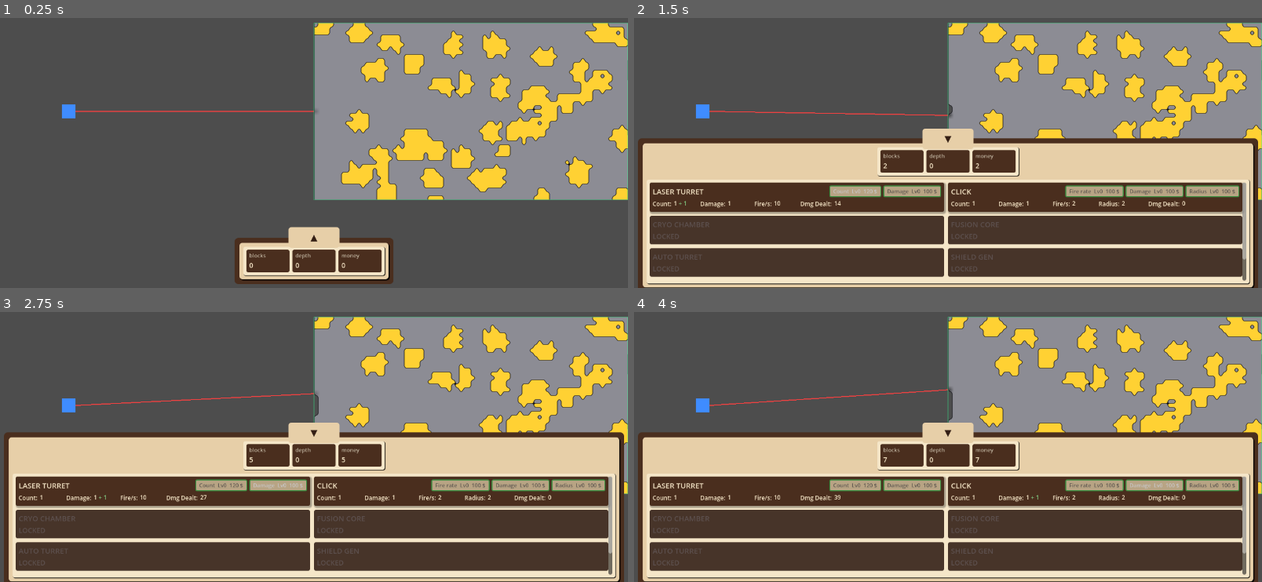
Above: before the commit, frames 1-4 (two rows, left to right).
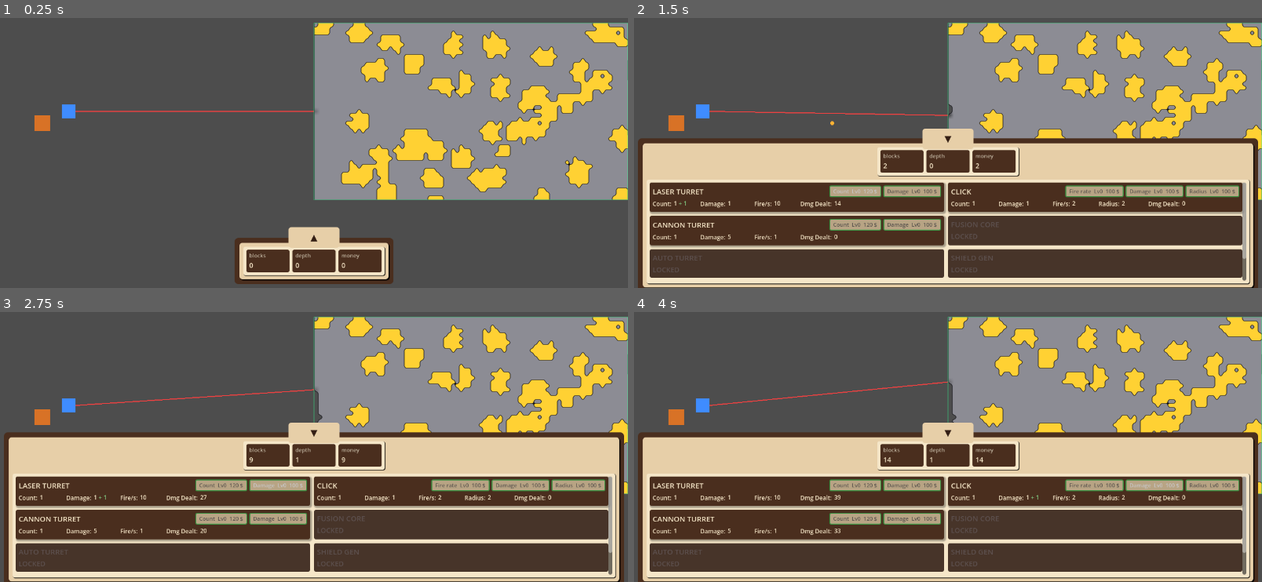
Above: after the commit, the same moments.

Repository: caboyd/blast_game
Game: Godot game, scene res://scenes/Main.tscn
The game is run twice, just before and just after one commit, with the same random seed, the same clock (stepped at 60 frames per second) and the same inputs.
Inputs:
- Up to frame 1 (0.25 s): no input
- Up to frame 2 (1.5 s): click "▲" at 0.5 s; click "Count Lv0 120 $" at 1.25 s
- Up to frame 3 (2.75 s): click "Damage Lv0 100 $" at 2 s
- Up to frame 4 (4 s): click "Fire rate Lv0 100 $" at 2.75 s; click "Damage Lv0 100 $" at 3.5 s

The runs differ from the first frame. In frame 1, 0.1% of the frame differs, in the area x 5-8%, y 36-42%; in frame 2, 3.4%; in frame 3, 3.8%; in frame 4, 3.8%, in the area x 2-98%, y 25-97%.

Commit message:
Added Cannon turret

Diff:
--- /dev/null
+++ b/scenes/projectiles/CannonProjectile.tscn
@@ -0,0 +1,12 @@
+[gd_scene format=3 uid="uid://tn1b7q53rab5"]
+
+[ext_resource type="Script" path="res://scripts/projectiles/CannonProjectile.gd" id="1"]
+
+[node name="CannonProjectile" type="Area2D"]
+script = ExtResource("1")
+monitoring = false
+monitorable = false
+
+[node name="Visual" type="Polygon2D" parent="."]
+color = Color(1, 0.7, 0.2, 1)
+polygon = PackedVector2Array(4, 0, 3.236, 2.351, 1.236, 3.804, -1.236, 3.804, -3.236, 2.351, -4, 0, -3.236, -2.351, -1.236, -3.804, 1.236, -3.804, 3.236, -2.351)
--- /dev/null
+++ b/scenes/turrets/CannonTurret.tscn
@@ -0,0 +1,14 @@
+[gd_scene format=3 uid="uid://tn1b7ra3lab5"]
+
+[ext_resource type="Script" path="res://scripts/turrets/CannonTurret.gd" id="1"]
+
+[node name="CannonTurret" type="Node2D"]
+script = ExtResource("1")
+
+[node name="Visual" type="Polygon2D" parent="."]
+color = Color(0.85, 0.45, 0.15, 1)
+polygon = PackedVector2Array(-16, -16, 16, -16, 16, 16, -16, 16)
+
+[node name="Barrel" type="Node2D" parent="."]
+unique_name_in_owner = true
+position = Vector2(18, 0)
--- a/scripts/Main.gd
+++ b/scripts/Main.gd
@@ -1,11 +1,17 @@
 extends Node
 
 const LASER_TURRET_SCENE := preload("res://scenes/turrets/LaserTurret.tscn")
+const CANNON_TURRET_SCENE := preload("res://scenes/turrets/CannonTurret.tscn")
 
-## World X for laser turret (left of playfield; viewport 1280-wide).
+## World X for laser turret column (left of playfield; viewport 1280-wide).
 @export var laser_turret_position_x: float = 140.0
-## Vertical spacing between multiple laser turrets.
+## Vertical spacing between turrets of the same type (even indices below center, odd above).
 @export var laser_turret_stack_spacing_y: float = 48.0
+@export var cannon_turret_stack_spacing_y: float = 48.0
+## Half-width of `LaserTurret` Visual polygon (local ±this).
+@export var laser_turret_body_half_width: float = 14.0
+## Half-width of `CannonTurret` Visual polygon (local ±this).
+@export var cannon_turret_body_half_width: float = 16.0
 
 @onready var target_conveyor: TargetConveyor = %TargetConveyor
 @onready var _turret_manager: Node2D = $GameRoot/World2D/TurretManager
@@ -14,6 +20,7 @@
 func _ready() -> void:
 	target_conveyor.ensure_targets_spawned()
 	_sync_laser_turret_count()
+	_sync_cannon_turret_count()
 	if not UpgradeBus.upgrade_purchased.is_connected(_on_upgrade_purchased):
 		UpgradeBus.upgrade_purchased.connect(_on_upgrade_purchased)
 
@@ -21,6 +28,8 @@
 func _on_upgrade_purchased(id: StringName, _new_level: int) -> void:
 	if id == &"laser_count":
 		_spawn_laser_turret()
+	elif id == &"cannon_count":
+		_spawn_cannon_turret()
 
 
 func _desired_laser_turret_count() -> int:
@@ -29,14 +38,47 @@
 
 func _sync_laser_turret_count() -> void:
 	var want := _desired_laser_turret_count()
-	while _turret_manager.get_child_count() < want:
+	while get_tree().get_nodes_in_group(&"laser_turrets").size() < want:
 		_spawn_laser_turret()
 
 
 func _spawn_laser_turret() -> void:
-	var idx := _turret_manager.get_child_count()
+	var idx := get_tree().get_nodes_in_group(&"laser_turrets").size()
 	var turret: Node2D = LASER_TURRET_SCENE.instantiate()
 	turret.name = "LaserTurret_%d" % idx
-	var y := target_conveyor.active_target_position.y + float(idx) * laser_turret_stack_spacing_y
+	var y := _turret_stack_y(target_conveyor.active_target_position.y, idx, laser_turret_stack_spacing_y)
 	turret.position = Vector2(laser_turret_position_x, y)
 	_turret_manager.add_child(turret)
+
+
+func _desired_cannon_turret_count() -> int:
+	return 1 + UpgradeBus.get_level(&"cannon_count")
+
+
+func _sync_cannon_turret_count() -> void:
+	var want := _desired_cannon_turret_count()
+	while get_tree().get_nodes_in_group(&"cannon_turrets").size() < want:
+		_spawn_cannon_turret()
+
+
+func _spawn_cannon_turret() -> void:
+	var idx := get_tree().get_nodes_in_group(&"cannon_turrets").size()
+	var turret: Node2D = CANNON_TURRET_SCENE.instantiate()
+	turret.name = "CannonTurret_%d" % idx
+	var y := _turret_stack_y(target_conveyor.active_target_position.y, idx, cannon_turret_stack_spacing_y) + 0.5 * cannon_turret_stack_spacing_y
+	turret.position = Vector2(_cannon_turret_center_x(), y)
+	_turret_manager.add_child(turret)
+
+
+## Even index: below `base_y`; odd index: above. New turrets attach to top or bottom of the column.
+func _turret_stack_y(base_y: float, idx: int, spacing: float) -> float:
+	if idx % 2 == 0:
+		return base_y + float(idx >> 1) * spacing
+	return base_y - float((idx + 1) >> 1) * spacing
+
+
+## Cannon column sits left of lasers: gap = half stack spacing + both body half-widths.
+func _cannon_turret_center_x() -> float:
+	return laser_turret_position_x - (
+		0.5 * laser_turret_stack_spacing_y + laser_turret_body_half_width + cannon_turret_body_half_width
+	)
--- /dev/null
+++ b/scripts/projectiles/CannonProjectile.gd
@@ -0,0 +1,135 @@
+class_name CannonProjectile
+extends Projectile
+
+@export var damage: int = 5
+@export var visual_radius_px: float = 4.0
+@export var collision_radius_px: float = 4.0
+@export var explosion_radius_px: float = 16.0
+@export var visual_color: Color = Color(1.0, 0.7, 0.2, 1.0)
+
+var _conveyor: TargetConveyor
+var _visual: Polygon2D
+
+
+func _ready() -> void:
+	_conveyor = _resolve_conveyor()
+	_build_visual()
+
+
+## Called by CannonTurret right after add_child + global_position set.
+func configure(
+	direction: Vector2,
+	speed_override: float,
+	damage_v: int,
+	vis_r: float,
+	coll_r: float,
+	expl_r: float
+) -> void:
+	setup(direction)
+	if speed_override > 0.0:
+		speed = speed_override
+	damage = damage_v
+	visual_radius_px = vis_r
+	collision_radius_px = coll_r
+	explosion_radius_px = expl_r
+	if _visual != null:
+		_rebuild_visual_polygon()
+
+
+func _process(delta: float) -> void:
+	_t += delta
+	if _t >= lifetime_s:
+		queue_free()
+		return
+
+	var step := _dir * speed * delta
+	var step_len := step.length()
+	# Sub-step to avoid tunneling: cap per-micro-step to half a cell.
+	var max_step := _active_cell_size() * 0.5
+	var substeps := 1
+	if max_step > 0.0 and step_len > max_step:
+		substeps = int(ceil(step_len / max_step))
+	var inc := step / float(substeps)
+
+	for _i in substeps:
+		position += inc
+		var hit_dt := _first_overlap()
+		if hit_dt != null:
+			_detonate()
+			return
+
+
+func _first_overlap() -> DestructibleTarget:
+	if _conveyor == null:
+		return null
+	var f := _conveyor.front_target as DestructibleTarget
+	if f != null and not f.is_destroyed():
+		if f.overlaps_solid_circle_local(f.to_local(global_position), collision_radius_px):
+			return f
+	var n := _conveyor.next_target as DestructibleTarget
+	if n != null and not n.is_destroyed():
+		if n.overlaps_solid_circle_local(n.to_local(global_position), collision_radius_px):
+			return n
+	return null
+
+
+## Apply blast to every slab whose grid is within explosion reach.
+func _detonate() -> void:
+	var hit_world := global_position
+	if _conveyor != null:
+		_apply_blast(_conveyor.front_target as DestructibleTarget, hit_world)
+		_apply_blast(_conveyor.next_target as DestructibleTarget, hit_world)
+	queue_free()
+
+
+func _apply_blast(dt: DestructibleTarget, hit_world: Vector2) -> void:
+	if dt == null or dt.is_destroyed():
+		return
+	var local := dt.to_local(hit_world)
+	# Cheap reject: skip if circle can't possibly touch this slab's AABB.
+	var half := dt.target_size_px * 0.5
+	var r := explosion_radius_px
+	if local.x < -half.x - r or local.x > half.x + r:
+		return
+	if local.y < -half.y - r or local.y > half.y + r:
+		return
+	dt.apply_damage_circle_local(local, r, damage, GameStatistics.DAMAGE_SOURCE_CANNON_TURRET)
+
+
+func _active_cell_size() -> float:
+	if _conveyor != null:
+		var f := _conveyor.front_target as DestructibleTarget
+		if f != null:
+			return f.cell_size_px
+	return 8.0
+
+
+func _resolve_conveyor() -> TargetConveyor:
+	var n := get_parent()
+	while n != null:
+		var c := n.get_node_or_null("TargetConveyor") as TargetConveyor
+		if c != null:
+			return c
+		n = n.get_parent()
+	return null
+
+
+func _build_visual() -> void:
+	_visual = get_node_or_null("Visual") as Polygon2D
+	if _visual == null:
+		_visual = Polygon2D.new()
+		_visual.name = "Visual"
+		add_child(_visual)
+	_rebuild_visual_polygon()
+
+
+func _rebuild_visual_polygon() -> void:
+	if _visual == null:
+		return
+	var segs := 20
+	var pts := PackedVector2Array()
+	for i in segs:
+		var a := TAU * float(i) / float(segs)
+		pts.append(Vector2(cos(a), sin(a)) * visual_radius_px)
+	_visual.polygon = pts
+	_visual.color = visual_color
--- a/scripts/stats/GameStatistics.gd
+++ b/scripts/stats/GameStatistics.gd
@@ -2,7 +2,8 @@
 
 signal stats_changed
 
-const DAMAGE_SOURCE_TURRET := &"turret"
+const DAMAGE_SOURCE_LASER_TURRET := &"laser_turret"
+const DAMAGE_SOURCE_CANNON_TURRET := &"cannon_turret"
 const DAMAGE_SOURCE_CLICK := &"click"
 
 const CLICK_FIRE_RATE_START_MS := 500.0
@@ -14,10 +15,13 @@
 var money: int = 0
 var furthest_depth_cells: int = 0
 ## Total HP removed from block cells (not the same as blocks destroyed).
-var damage_to_blocks_turret: int = 0
+var damage_to_blocks_laser_turret: int = 0
+var damage_to_blocks_cannon_turret: int = 0
 var damage_to_blocks_click: int = 0
 ## Per-shot laser turret damage (weapon stat); updated by LaserTurret.
 var laser_turret_damage: int = 1
+## Per-shot cannon projectile direct blast damage; updated by CannonTurret.
+var cannon_turret_damage: int = 5
 ## Per-click damage to the destructible grid; updated by upgrades.
 var click_damage: int = 1
 ## Click AoE radius in whole cells (circle in cell space).
@@ -34,6 +38,8 @@
 func _on_upgrade_purchased(id: StringName, _new_level: int) -> void:
 	if id == &"melter":
 		set_laser_turret_damage(laser_turret_damage + 1)
+	elif id == &"cannon_shell":
+		set_cannon_turret_damage(cannon_turret_damage + 1)
 	elif id == &"click_dmg":
 		set_click_damage(click_damage + 1)
 	elif id == &"click_radius":
@@ -47,6 +53,14 @@
 	if laser_turret_damage == v:
 		return
 	laser_turret_damage = v
+	stats_changed.emit()
+
+
+func set_cannon_turret_damage(amount: int) -> void:
+	var v := maxi(1, amount)
+	if cannon_turret_damage == v:
+		return
+	cannon_turret_damage = v
 	stats_changed.emit()
 
 
@@ -77,8 +91,10 @@
 func add_block_damage(amount: int, source: StringName) -> void:
 	if amount <= 0:
 		return
-	if source == DAMAGE_SOURCE_TURRET:
-		damage_to_blocks_turret += amount
+	if source == DAMAGE_SOURCE_LASER_TURRET:
+		damage_to_blocks_laser_turret += amount
+	elif source == DAMAGE_SOURCE_CANNON_TURRET:
+		damage_to_blocks_cannon_turret += amount
 	elif source == DAMAGE_SOURCE_CLICK:
 		damage_to_blocks_click += amount
 	stats_changed.emit()
--- a/scripts/systems/UpgradeBus.gd
+++ b/scripts/systems/UpgradeBus.gd
@@ -6,9 +6,12 @@
 signal upgrade_purchased(id: StringName, new_level: int)
 
 const DEFS: Dictionary = {
-	&"laser_count": {"base_cost": 120, "multiplier": 2.0, "max_level": 5},
+	&"laser_count": {"base_cost": 120, "multiplier": 2.0, "max_level": 6},
 	&"laser_fire_rate": {"base_cost": 100, "multiplier": 2.0, "max_level": 0},
 	&"melter": {"base_cost": 100, "multiplier": 2.0},
+	&"cannon_count": {"base_cost": 120, "multiplier": 2.0, "max_level": 5},
+	&"cannon_fire_rate": {"base_cost": 100, "multiplier": 2.0, "max_level": 0},
+	&"cannon_shell": {"base_cost": 100, "multiplier": 2.0},
 	&"click_count": {"base_cost": 1, "multiplier": 1.0, "max_level": 0},
 	&"click_fire_rate": {"base_cost": 100, "multiplier": 2.0, "max_level": 59},
 	&"click_dmg": {"base_cost": 100, "multiplier": 2.0},
--- a/scripts/target/DestructibleTarget.gd
+++ b/scripts/target/DestructibleTarget.gd
@@ -148,11 +148,31 @@
 			_invalidate_mask_and_neighbor_seams()
 
 
+## True if any solid cell lies inside a circle (local space) of given radius. Cell-space disk test.
+func overlaps_solid_circle_local(local_pos: Vector2, radius_px: float) -> bool:
+	if _destroyed:
+		return false
+	var r_cells := int(ceil(radius_px / cell_size_px))
+	var center := _local_to_cell(local_pos)
+	var r2 := r_cells * r_cells
+	for dy in range(-r_cells, r_cells + 1):
+		for dx in range(-r_cells, r_cells + 1):
+			if dx * dx + dy * dy > r2:
+				continue
+			var cx := center.x + dx
+			var cy := center.y + dy
+			if cx < 0 or cy < 0 or cx >= _grid_w or cy >= _grid_h:
+				continue
+			if _cells[cy * _grid_w + cx] != TYPE_EMPTY:
+				return true
+	return false
+
+
 ## Returns true if the cell became empty (destroyed) this tick.
 func apply_damage_cell(
 	cell: Vector2i,
 	amount: int,
-	damage_source: StringName = GameStatistics.DAMAGE_SOURCE_TURRET
+	damage_source: StringName = GameStatistics.DAMAGE_SOURCE_LASER_TURRET
 ) -> bool:
 	if _destroyed:
 		return false
--- /dev/null
+++ b/scripts/turrets/CannonTurret.gd
@@ -0,0 +1,103 @@
+class_name CannonTurret
+extends Turret
+
+const CANNON_PROJECTILE_SCENE := preload("res://scenes/projectiles/CannonProjectile.tscn")
+const TARGET_SPOTTER_SCENE := preload("res://scenes/target/TargetSpotter.tscn")
+
+@export var fire_rate_hz: float = 1.0
+## Projectile muzzle velocity (px/s). Straight line, direction from spotter aim.
+@export var projectile_speed: float = 600.0
+@export var projectile_lifetime_s: float = 3.0
+@export var damage: int = 5
+@export var visual_radius_px: float = 4.0
+@export var collision_radius_px: float = 4.0
+@export var explosion_radius_px: float = 16.0
+@export var spotter_line_width: float = 0.0
+
+var _spotter: TargetSpotter
+var _conveyor: TargetConveyor
+var _fire_accum: float = 0.0
+
+
+func _ready() -> void:
+	add_to_group(&"cannon_turrets")
+	process_priority = 1
+	_conveyor = _resolve_conveyor()
+	_spotter = TARGET_SPOTTER_SCENE.instantiate() as TargetSpotter
+	_spotter.name = "TargetSpotter"
+	_spotter.line_width = spotter_line_width
+	UpgradeBus.upgrade_purchased.connect(_on_upgrade_purchased)
+	damage = GameStatistics.cannon_turret_damage
+	add_child(_spotter)
+
+
+func _on_upgrade_purchased(id: StringName, _new_level: int) -> void:
+	if id == &"cannon_shell":
+		damage = GameStatistics.cannon_turret_damage
+
+
+func _process(delta: float) -> void:
+	if _conveyor == null:
+		_conveyor = _resolve_conveyor()
+	if _conveyor == null:
+		return
+	var dt := _conveyor.get_active_target() as DestructibleTarget
+	if dt == null or dt.is_destroyed():
+		_fire_accum = 0.0
+		return
+	var cell := _spotter.get_tracked_cell()
+	if cell.x < 0 or not dt.is_cell_solid(cell):
+		_fire_accum = 0.0
+		return
+
+	_fire_accum += delta
+	var interval := 1.0 / maxf(fire_rate_hz, 0.0001)
+	while _fire_accum >= interval:
+		_fire_accum -= interval
+		_fire_one(dt, cell)
+
+
+func _fire_one(dt: DestructibleTarget, cell: Vector2i) -> void:
+	var muzzle := barrel.global_position
+	var target_world := dt.to_global(dt.cell_center_local(cell))
+	var dir := target_world - muzzle
+	if dir.length_squared() <= 0.0001:
+		dir = Vector2.RIGHT
+	dir = dir.normalized()
+
+	var proj := CANNON_PROJECTILE_SCENE.instantiate() as CannonProjectile
+	var parent := _projectile_parent()
+	parent.add_child(proj)
+	proj.global_position = muzzle
+	proj.lifetime_s = projectile_lifetime_s
+	proj.configure(
+		dir,
+		projectile_speed,
+		damage,
+		visual_radius_px,
+		collision_radius_px,
+		explosion_radius_px
+	)
+
+
+## Prefer dedicated ProjectileManager on the World2D layer; fall back to own parent.
+func _projectile_parent() -> Node:
+	var p := get_parent()
+	if p == null:
+		return self
+	var world := p.get_parent()
+	if world != null:
+		var pm := world.get_node_or_null("ProjectileManager")
+		if pm != null:
+			return pm
+	return p
+
+
+func _resolve_conveyor() -> TargetConveyor:
+	var p := get_parent()
+	if p == null:
+		return null
+	var world := p.get_parent() as Node2D
+	if world == null:
+		return null
+	return world.get_node_or_null("TargetConveyor") as TargetConveyor
--- a/scripts/turrets/LaserTurret.gd
+++ b/scripts/turrets/LaserTurret.gd
@@ -28,7 +28,6 @@
 	var beam_idx := _beam.get_index()
 	add_child(_spotter)
 	move_child(_spotter, beam_idx)
-
 	_beam.default_color = beam_color
 	_beam.joint_mode = Line2D.LINE_JOINT_ROUND
 	_beam.begin_cap_mode = Line2D.LINE_CAP_ROUND
@@ -88,7 +87,7 @@
 			break
 		if not dt.is_cell_solid(cell):
 			break
-		dt.apply_damage_cell(cell, damage)
+		dt.apply_damage_cell(cell, damage, GameStatistics.DAMAGE_SOURCE_LASER_TURRET)
 		if not dt.is_cell_solid(cell):
 			break
 
--- a/scripts/ui/BottomHUD.gd
+++ b/scripts/ui/BottomHUD.gd
@@ -43,7 +43,21 @@
 			{"id": &"click_radius", "label": "Radius", "target_stat": &"radius", "delta": 1},
 		],
 	},
-	{"id": &"stub_cryo", "name": "CRYO CHAMBER", "disabled": true},
+	{
+		"id": &"cannon_turret",
+		"name": "CANNON TURRET",
+		"stats": [
+			{"id": &"count", "label": "Count"},
+			{"id": &"damage", "label": "Damage"},
+			{"id": &"fire_rate", "label": "Fire/s"},
+			{"id": &"dmg_dealt", "label": "Dmg Dealt"},
+		],
+		"upgrades": [
+			{"id": &"cannon_count", "label": "Count", "target_stat": &"count", "delta": 1},
+			{"id": &"cannon_fire_rate", "label": "Fire rate", "target_stat": &"fire_rate", "delta": 0},
+			{"id": &"cannon_shell", "label": "Damage", "target_stat": &"damage", "delta": 1},
+		],
+	},
 	{"id": &"stub_fusion", "name": "FUSION CORE", "disabled": true},
 	{"id": &"stub_turret", "name": "AUTO TURRET", "disabled": true},
 	{"id": &"stub_shield", "name": "SHIELD GEN", "disabled": true},
@@ -241,6 +255,8 @@
 		return 1
 	if sid == &"laser_turret":
 		return get_tree().get_nodes_in_group(&"laser_turrets").size()
+	if sid == &"cannon_turret":
+		return get_tree().get_nodes_in_group(&"cannon_turrets").size()
 	return 0
 
 
@@ -254,6 +270,16 @@
 	return 10.0
 
 
+func _first_cannon_fire_rate_hz() -> float:
+	var nodes: Array[Node] = get_tree().get_nodes_in_group(&"cannon_turrets")
+	if nodes.is_empty():
+		return 1.0
+	var t: Node = nodes[0]
+	if t is CannonTurret:
+		return (t as CannonTurret).fire_rate_hz
+	return 1.0
+
+
 func _stat_value_for_source(sid: StringName, stat_id: StringName) -> int:
 	match String(stat_id):
 		"count":
@@ -261,6 +287,8 @@
 		"fire_rate":
 			if sid == &"laser_turret":
 				return int(round(_first_laser_fire_rate_hz()))
+			if sid == &"cannon_turret":
+				return int(round(_first_cannon_fire_rate_hz()))
 			if sid == &"click":
 				return int(round(1000.0 / maxf(GameStatistics.click_fire_rate_ms, 1.0)))
 			return 0
@@ -270,7 +298,13 @@
 				"damage":
 					return GameStatistics.laser_turret_damage
 				"dmg_dealt":
-					return GameStatistics.damage_to_blocks_turret
+					return GameStatistics.damage_to_blocks_laser_turret
+		"cannon_turret":
+			match String(stat_id):
+				"damage":
+					return GameStatistics.cannon_turret_damage
+				"dmg_dealt":
+					return GameStatistics.damage_to_blocks_cannon_turret
 		"click":
 			match String(stat_id):
 				"damage":
Not shown, added: scripts/projectiles/CannonProjectile.gd.uid
Not shown, added: scripts/turrets/CannonTurret.gd.uid
